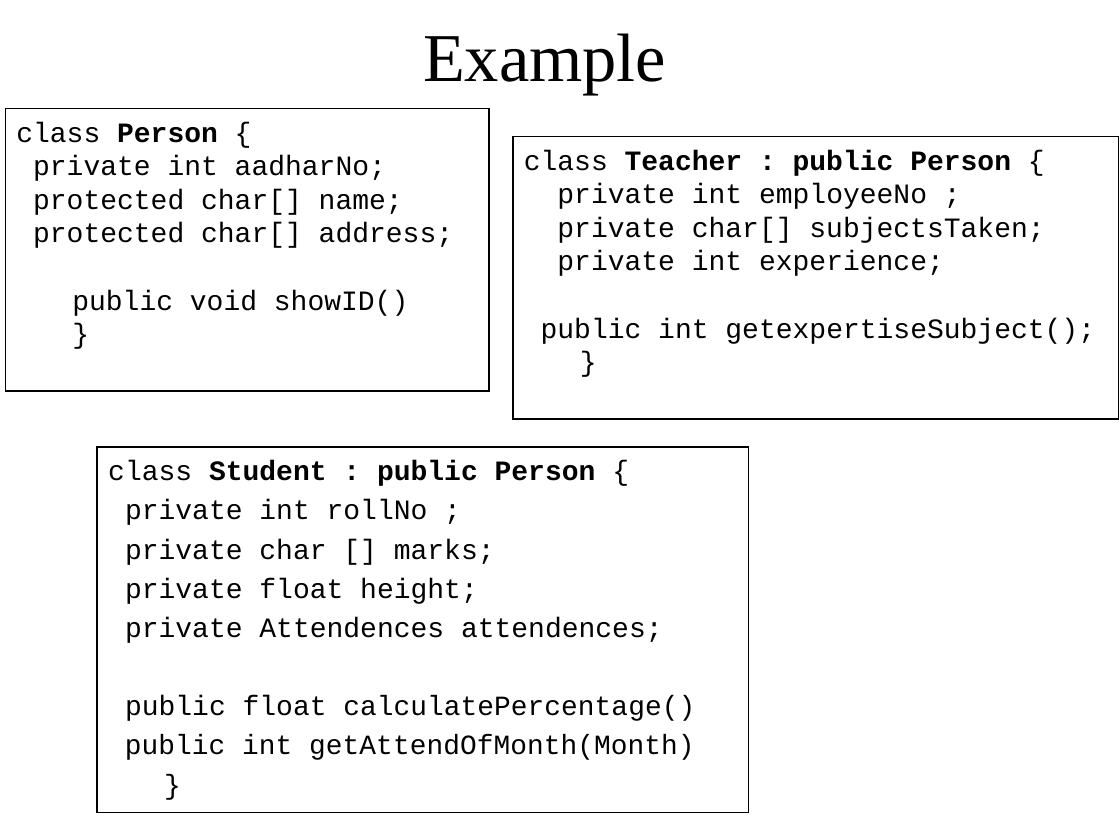
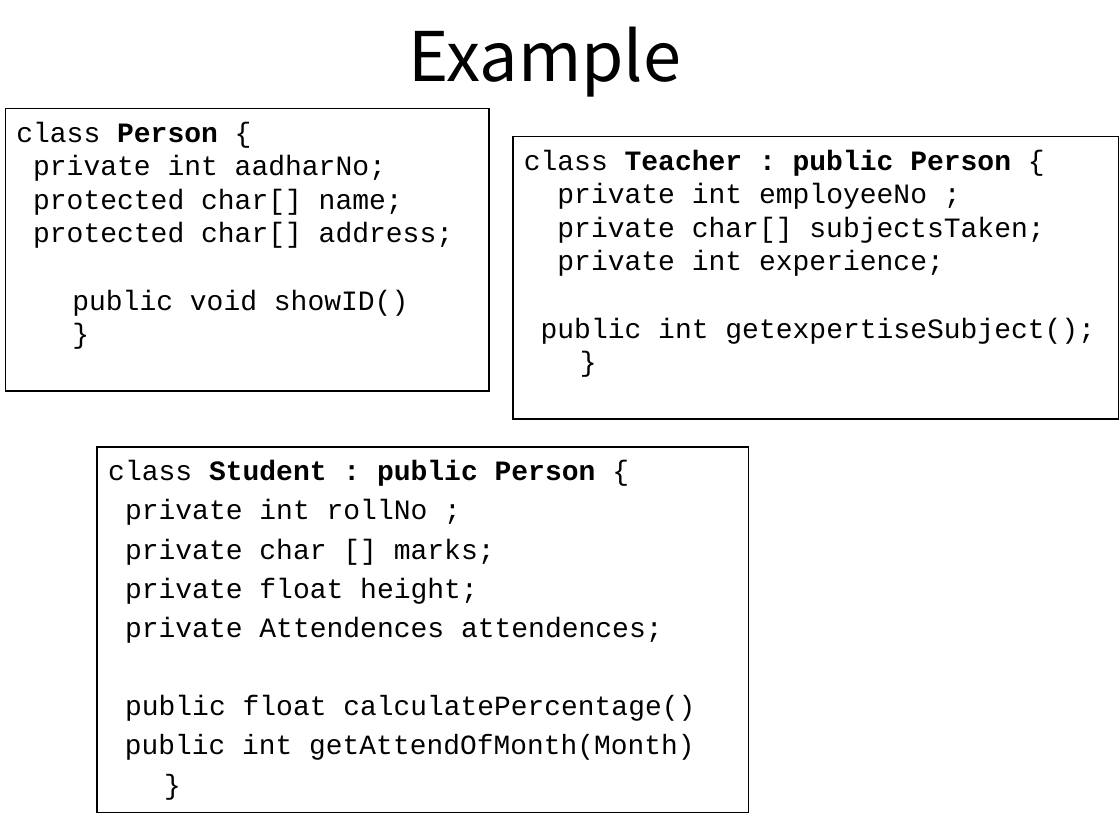
Before and after one commit to pankajfri/Training-Materials, a slide deck: slide 12 of Objected Oriented Programming Concepts Using C++ & Data Structures/OOPs with C++.pptx. Drawn at 1120x840 pixels with LibreOffice and Linux fonts; fonts in the diff are those of the drawing; background and template pictures are left out. Boxes give left, top, right and bottom in pixels: in the first picture for what was removed or moved away, otherwise in the second. Text is boxed around its words. In the diff, an @@ line names an element or a change of style, - is before the commit and + after.

```diff
--- a/Objected Oriented Programming Concepts Using C++ & Data Structures/OOPs with C++.pptx
+++ b/Objected Oriented Programming Concepts Using C++ & Data Structures/OOPs with C++.pptx
@@ title "Example" at (408,26,681,97): font Times New Roman to Noto Sans CJK JP @@
```
Also in this commit, not shown: 8 other slides changed, 3 other files.
